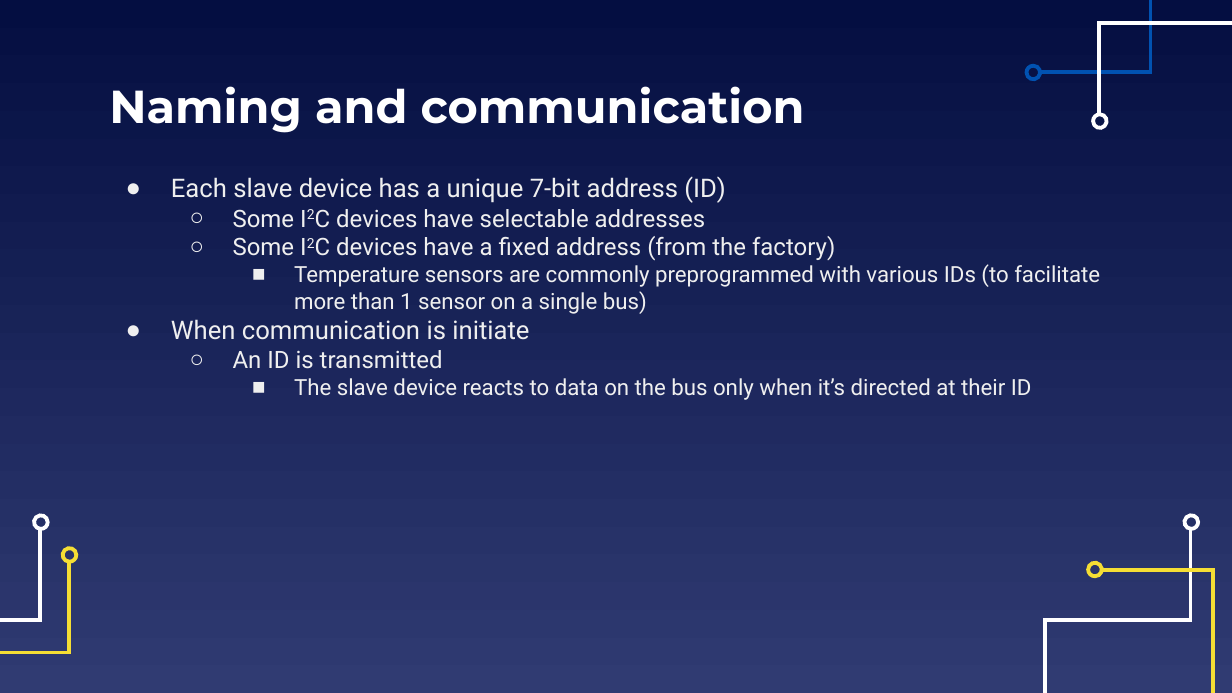
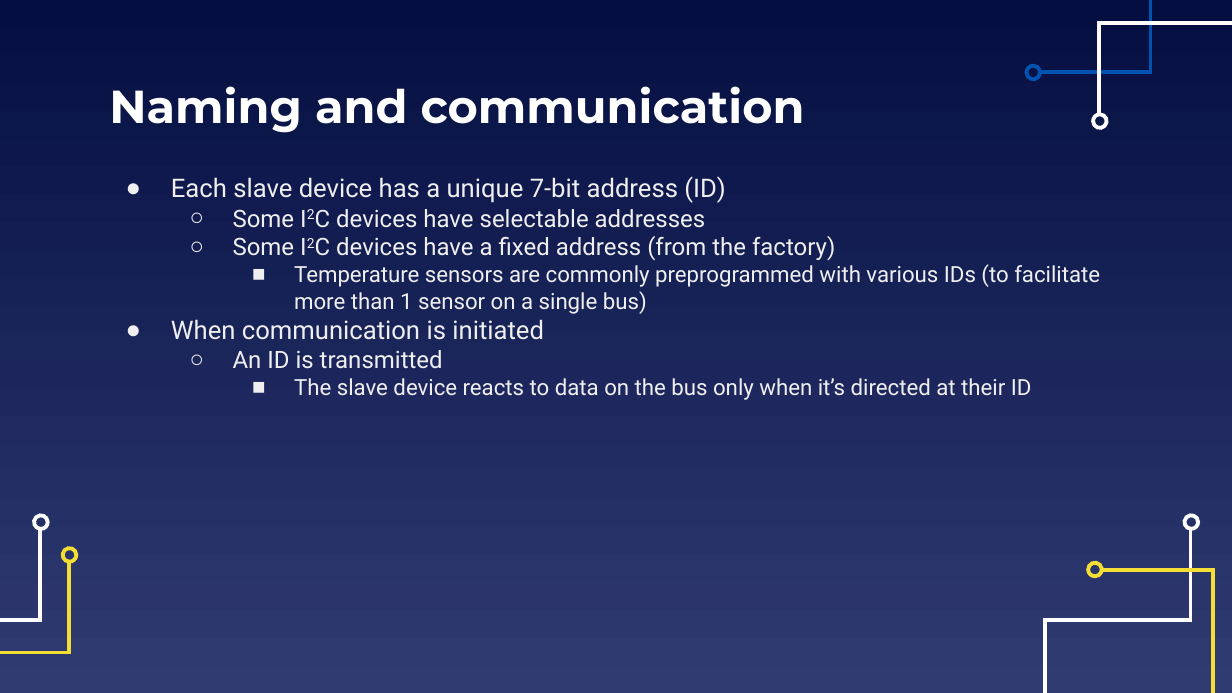
Before and after one commit to EELabMan/Arduino-6-I2C-bus, a slide deck: slide 7 of Arduino Workshop 6 I2C Bus.pptx. Drawn at 1232x693 pixels with LibreOffice and Linux fonts; fonts in the diff are those of the drawing. Boxes give left, top, right and bottom in pixels: in the first picture for what was removed or moved away, otherwise in the second. Text is boxed around its words. In the diff, an @@ line names an element or a change of style, - is before the commit and + after.

```diff
--- a/Arduino Workshop 6 I2C Bus.pptx
+++ b/Arduino Workshop 6 I2C Bus.pptx
@@ text at box(171, 319, 544, 340): text changed @@
-● When communication is initiate
+● When communication is initiated
```
Also in this commit, not shown: 6 other slides changed, 3 slides added, 2 slides removed, 2 other files.
